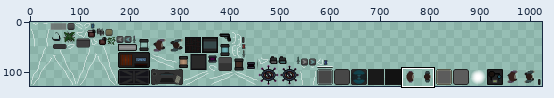
One commit to this sprite sheet: res/gfx/graphics.png. Above, an overview of the earlier version with the close-up marked.
Close-up. Earlier state:
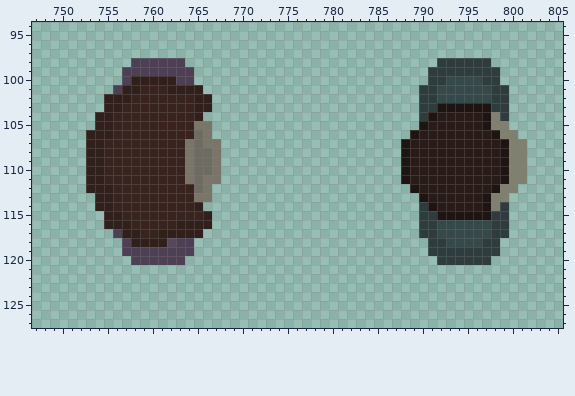
The file is 1024x128 pixels. Pixels under 10% opacity are left out. Colours within 5 levels of each other are drawn and written as one. Shown: x 747..805, y 94..127. The commit also changed other parts of the picture, which this record leaves out.
New version:
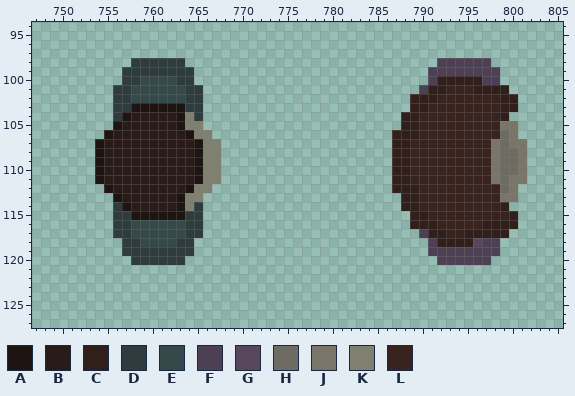
Palette (. is transparent): A #1e1411  B #291b17  C #311f1b  D #2e3c3d  E #35484a  F #4e4054  G #56475d  H #6e6b62  J #797568  K #7f8070  L #38231f
What changed:
@@ x 747..805 @@
  97 ...........................................................
- 98 ...........FFFFFF............................DDDDDD........
- 99 ..........FFFFFFFF..........................DDDDDDDD.......
-100 ..........FCCCCCFF..........................DDEEEEDD.......
-101 .........FCCLLLCCCC........................DDEEEEEEDD......
-102 ........CCCLLLLLLLCC.......................DDEEEEEEDD......
-103 ........CCLLLLLLLLCC.......................DDAAAAAADD......
-104 .......CCLLLLLLLLLC........................DABBBBBAKD......
-105 .......CCLLLLLLLLLJJ.......................ABBBBBBAKK......
-106 ......CCCLLLLLLLLLHJ......................ABBBBBBBBAKK.....
-107 ......CCLLLLLLLLLJHJJ....................ABBBBBBBBBBAKK....
-108 ......CCLLLLLLLLLJHHJ....................ABBBBBBBBBBAKK....
-109 ......CCLLLLLLLLLJHHJ....................ABBBBBBBBBBAKK....
-110 ......CCLLLLLLLLLJHHJ....................ABBBBBBBBBBAKK....
-111 ......CCLLLLLLLLLJHJJ....................ABBBBBBBBBBAKK....
-112 ......CCCLLLLLLLLLHJ......................ABBBBBBBBAKK.....
-113 .......CCLLLLLLLLLJJ.......................ABBBBBBAKK......
-114 .......CCLLLLLLLLLC........................DABBBBBAKD......
-115 ........CCLLLLLLLLLC.......................DDAAAAAADD......
-116 ........CCCLLLLLCCCC.......................DDEEEEEEDD......
-117 .........FCCLLCCCCC........................DDEEEEEEDD......
-118 ..........FCCCCGFF..........................DDEEEEDD.......
-119 ..........FFFFFFFF..........................DDDDDDDD.......
-120 ...........FFFFFF............................DDDDDD........
+ 98 ...........DDDDDD............................FFFFFF........
+ 99 ..........DDDDDDDD..........................FFFFFFFF.......
+100 ..........DDEEEEDD..........................FCCCCCFF.......
+101 .........DDEEEEEEDD........................FCCLLLCCCC......
+102 .........DDEEEEEEDD.......................CCCLLLLLLLCC.....
+103 .........DDAAAAAADD.......................CCLLLLLLLLCC.....
+104 .........DABBBBBAKD......................CCLLLLLLLLLC......
+105 .........ABBBBBBAKK......................CCLLLLLLLLLJJ.....
+106 ........ABBBBBBBBAKK....................CCCLLLLLLLLLHJ.....
+107 .......ABBBBBBBBBBAKK...................CCLLLLLLLLLJHJJ....
+108 .......ABBBBBBBBBBAKK...................CCLLLLLLLLLJHHJ....
+109 .......ABBBBBBBBBBAKK...................CCLLLLLLLLLJHHJ....
+110 .......ABBBBBBBBBBAKK...................CCLLLLLLLLLJHHJ....
+111 .......ABBBBBBBBBBAKK...................CCLLLLLLLLLJHJJ....
+112 ........ABBBBBBBBAKK....................CCCLLLLLLLLLHJ.....
+113 .........ABBBBBBAKK......................CCLLLLLLLLLJJ.....
+114 .........DABBBBBAKD......................CCLLLLLLLLLC......
+115 .........DDAAAAAADD.......................CCLLLLLLLLLC.....
+116 .........DDEEEEEEDD.......................CCCLLLLLCCCC.....
+117 .........DDEEEEEEDD........................FCCLLCCCCC......
+118 ..........DDEEEEDD..........................FCCCCGFF.......
+119 ..........DDDDDDDD..........................FFFFFFFF.......
+120 ...........DDDDDD............................FFFFFF........
 121 ...........................................................
Boxes around the changes in both close-ups, in picture pixels (x1, y1, x2, y2):
changed: (86, 58, 221, 265)
changed: (392, 58, 527, 265)
